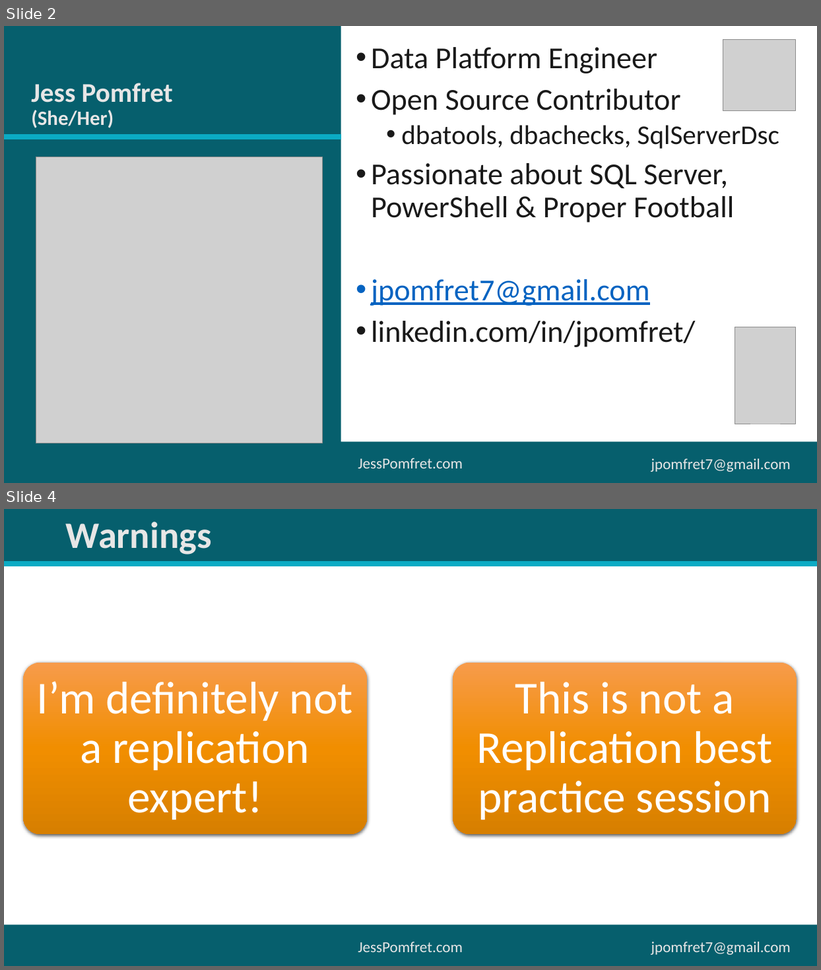
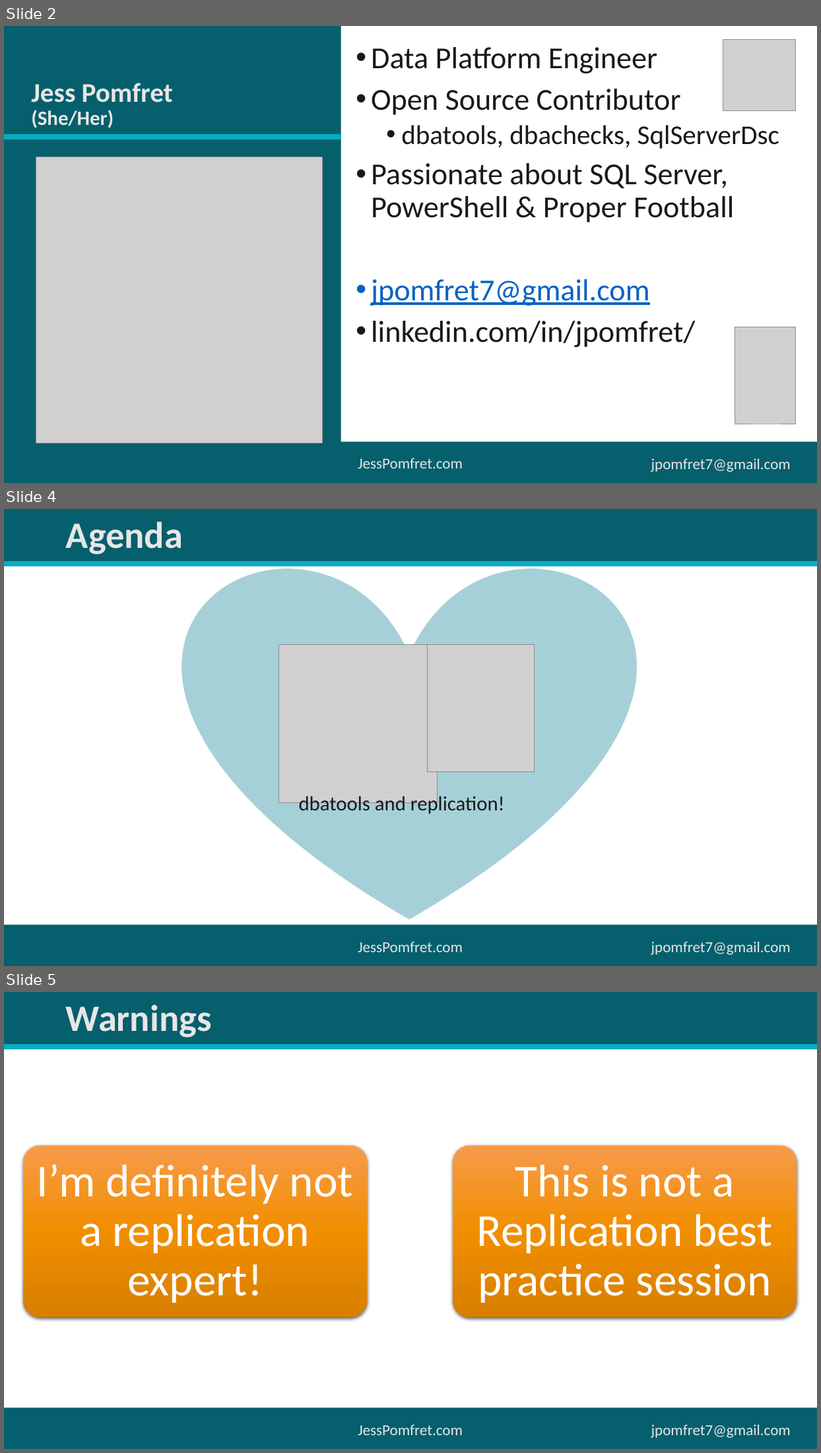
Before and after one commit to jpomfret/dbatools-replication, a slide deck: dbatoolsReplication.pptx. Shown one above the other, each under a label of ours: slides 2 and 4 before the commit, slides 2, 4 and 5 after it; the slides between them are not shown. The pictures are 821x970 and 821x1453 pixels, drawn with LibreOffice and Linux fonts; fonts in the diff are those of the drawing; grey boxes stand for pictures. Boxes give left, top, right and bottom in pixels: in the first picture for what was removed or moved away, otherwise in the second. Text is boxed around its words. In the diff, an @@ line names an element or a change of style, - is before the commit and + after.

```diff
--- a/dbatoolsReplication.pptx
+++ b/dbatoolsReplication.pptx
@@ slide 4 added at (4,509,817,966), background #FFFFFF; not listed: 5 template elements that a slide beside it also shows @@
@@ title added at (66,522,183,555), 44 pt, text #E7E6E6, bold @@
+Agenda
@@ heart added at (183,564,636,921), fill #A6D0D8, outline #FFFFFF 1.5 pt @@
@@ picture added at (279,645,438,803) @@
@@ picture added at (427,645,535,772) @@
@@ text added at (299,794,505,814), 24 pt, text #191919 @@
+dbatools and replication!
@@ what was slide 4 is now slide 5 @@
```
Also in this commit, not shown: 1 slide changed, 1 other slide added.
